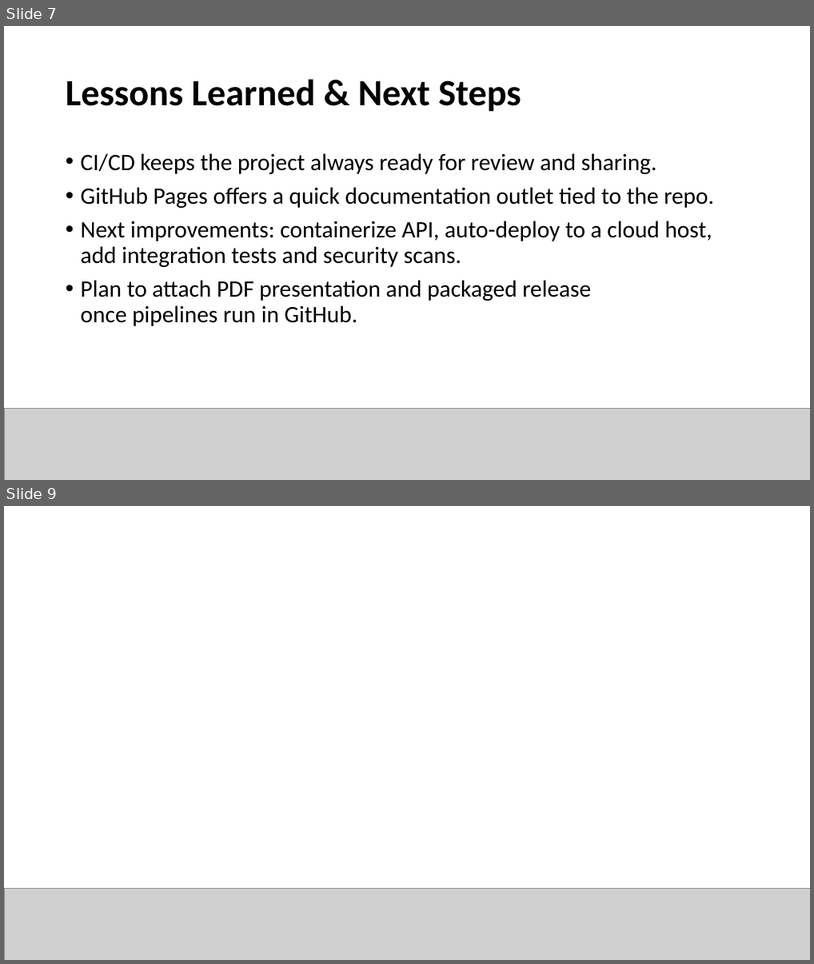
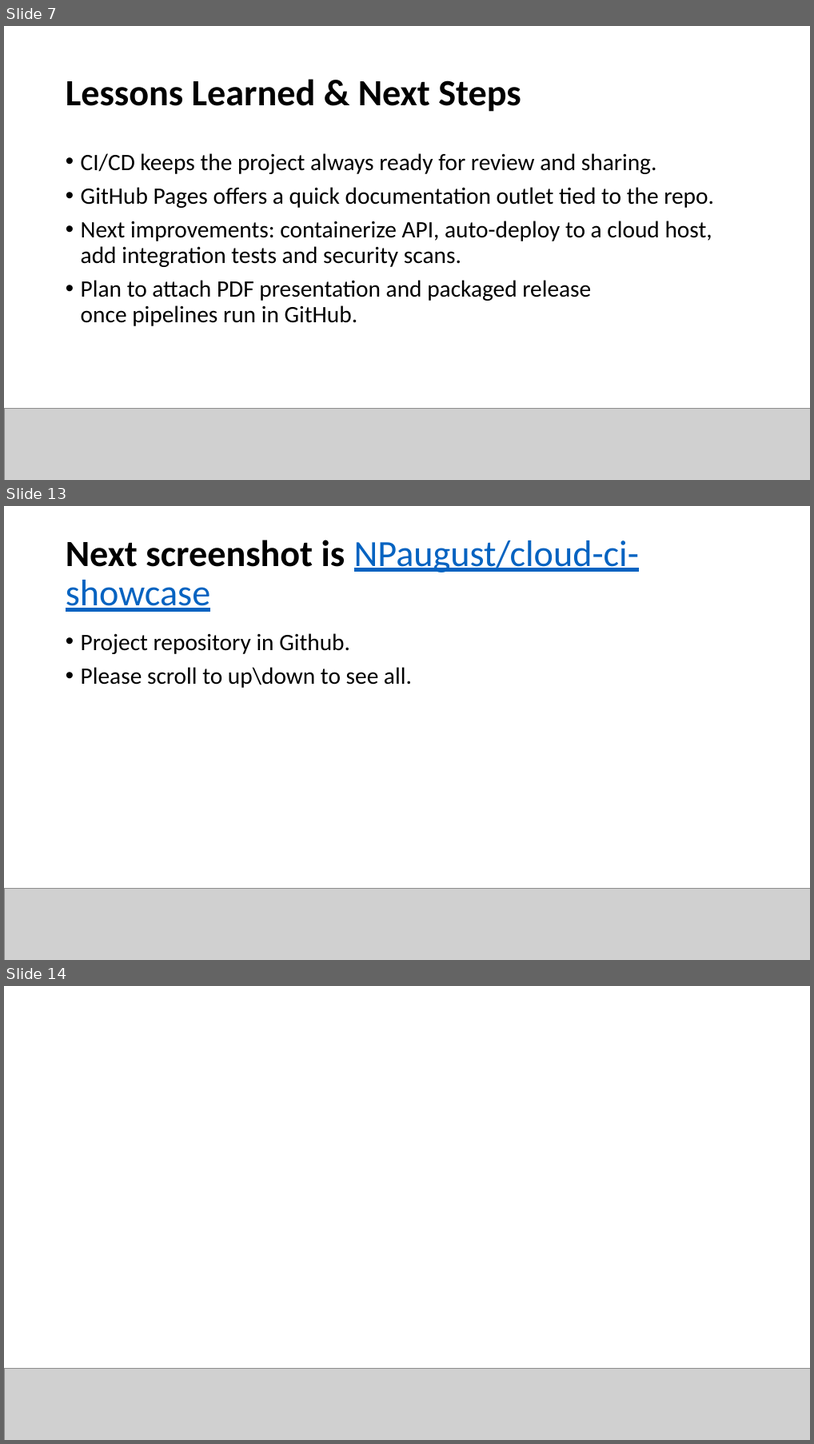
Before and after one commit to NPaugust/cloud-ci-showcase, a slide deck: Cloud Computing.pptx. Shown one above the other, each under a label of ours: slides 7 and 9 before the commit, slides 7, 13 and 14 after it; the slides between them are not shown. The pictures are 814x964 and 814x1444 pixels, drawn with LibreOffice and Linux fonts; fonts in the diff are those of the drawing; grey boxes stand for pictures; background and template pictures are left out. Boxes give left, top, right and bottom in pixels: in the first picture for what was removed or moved away, otherwise in the second. Text is boxed around its words. In the diff, an @@ line names an element or a change of style, - is before the commit and + after.

```diff
--- a/Cloud Computing.pptx
+++ b/Cloud Computing.pptx
@@ slide 13 added at bbox=[4, 506, 810, 960], background #FFFFFF @@
@@ title added at bbox=[66, 540, 639, 612], 44 pt, text #0563C1, underline @@
+Next screenshot is NPaugust/cloud-ci-showcase
@@ text added at bbox=[81, 633, 412, 688], 28 pt, text #000000 @@
+• Project repository in Github.
+• Please scroll to up\down to see all.
@@ picture added at bbox=[4, 888, 810, 960] @@
@@ what was slide 9 is now slide 14 @@
```
Also in this commit, not shown: 2 slides changed, 6 other slides added, 1 slide removed.
